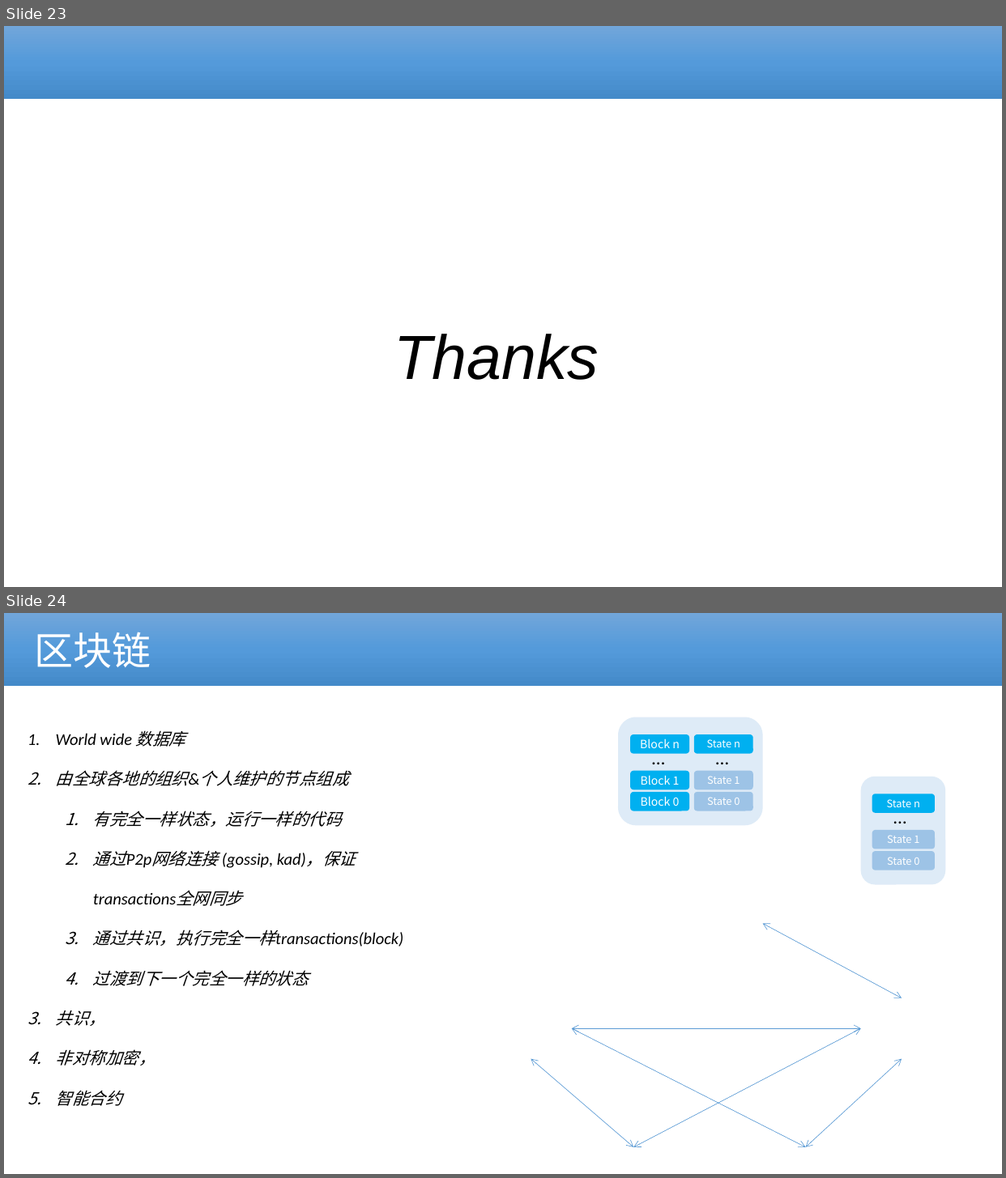
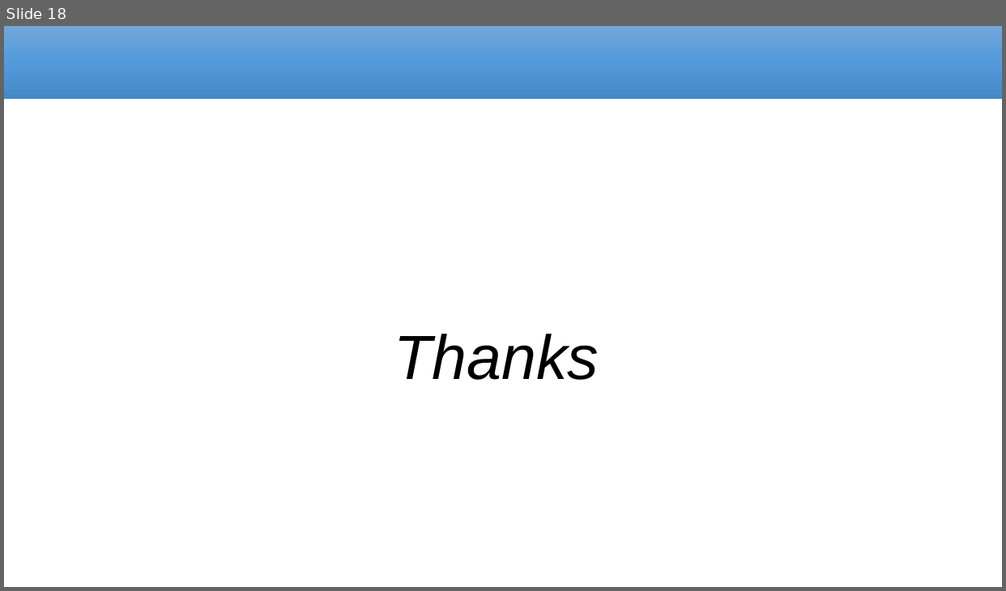
Before and after one commit to cmdpos/gaia, a slide deck: ppt/blockchain-dex.pptx. Shown one above the other, each under a label of ours: slides 23 and 24 before the commit, slide 18 after it. The pictures are 1006x1178 and 1006x591 pixels, drawn with LibreOffice and Linux fonts; fonts in the diff are those of the drawing; background and template pictures are left out. Boxes give left, top, right and bottom in pixels: in the first picture for what was removed or moved away, otherwise in the second. Text is boxed around its words. In the diff, an @@ line names an element or a change of style, - is before the commit and + after.

```diff
--- a/ppt/blockchain-dex.pptx
+++ b/ppt/blockchain-dex.pptx
@@ slide 24 removed at box(4, 613, 1002, 1174), background #FFFFFF @@
@@ rectangle removed at box(4, 613, 1002, 686) @@
-区块链
@@ text removed at box(56, 730, 403, 1106) @@
-1. World wide 数据库
-2. 由全球各地的组织&个人维护的节点组成
-  1. 有完全一样状态，运行一样的代码
-  2. 通过P2p网络连接 (gossip, kad)，保证transactions全网同步
-  3. 通过共识，执行完全一样transactions(block)
-  4. 过渡到下一个完全一样的状态
-3. 共识，
-4. 非对称加密，
-5. 智能合约
@@ group removed at box(618, 717, 762, 825): 7 rounded rectangles, 2 texts @@
-State 0
-State 1
-State n
-…
-Block 0
-Block 1
-Block n
-…
@@ rounded rectangle removed at box(861, 776, 946, 884) @@
@@ rounded rectangle removed at box(872, 794, 936, 814) @@
-State n
@@ text removed at box(887, 802, 917, 832) @@
-…
@@ rounded rectangle removed at box(872, 830, 936, 850) @@
-State 1
@@ rounded rectangle removed at box(872, 851, 936, 871) @@
-State 0
@@ double arrow removed from (763, 924) to (901, 999) @@
@@ double arrow removed from (861, 1029) to (572, 1029) @@
@@ double arrow removed from (572, 1029) to (806, 1148) @@
@@ double arrow removed from (861, 1029) to (633, 1148) @@
@@ double arrow removed from (531, 1059) to (633, 1148) @@
@@ double arrow removed from (901, 1059) to (806, 1148) @@
@@ what was slide 23 is now slide 18 @@
```
Also in this commit, not shown: 4 slides changed, 2 slides added, 3 other slides removed.
